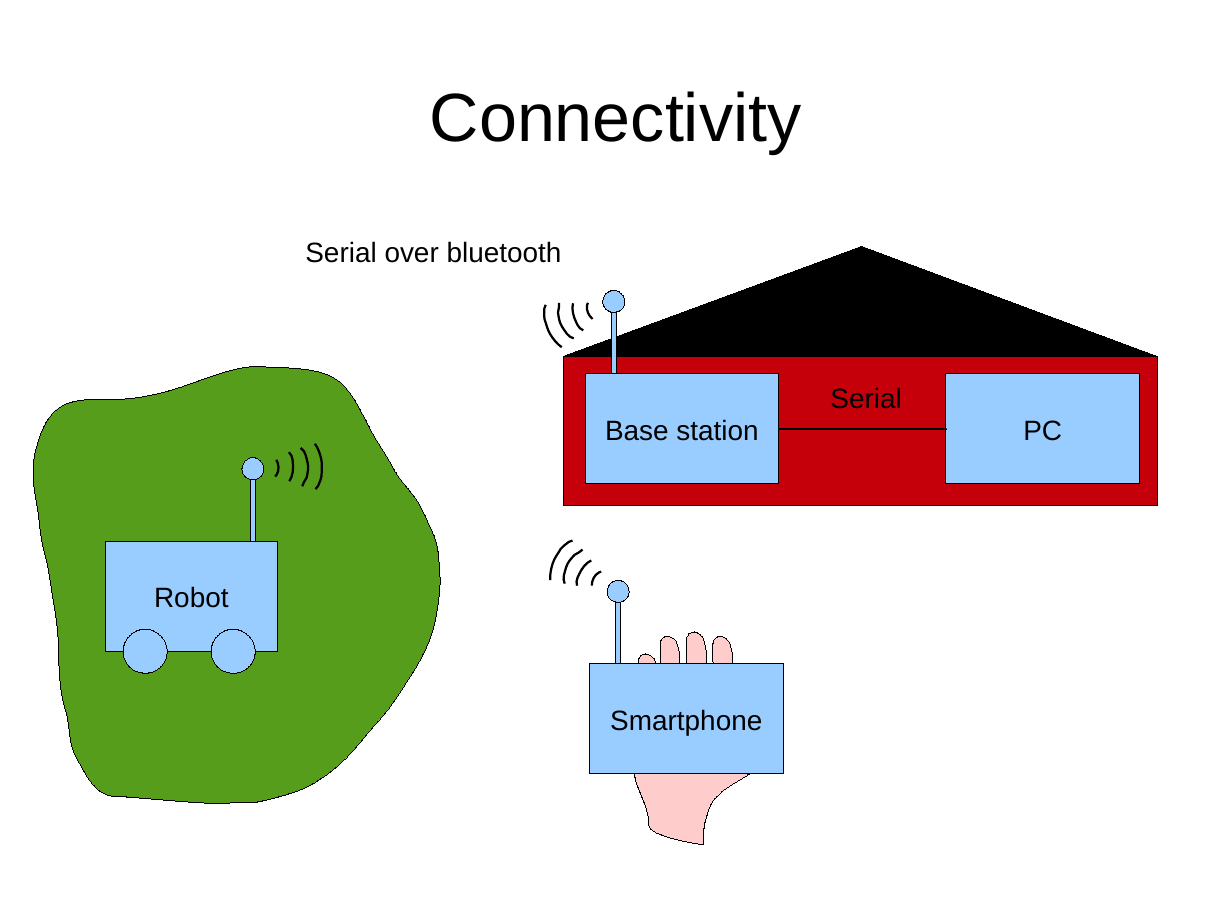
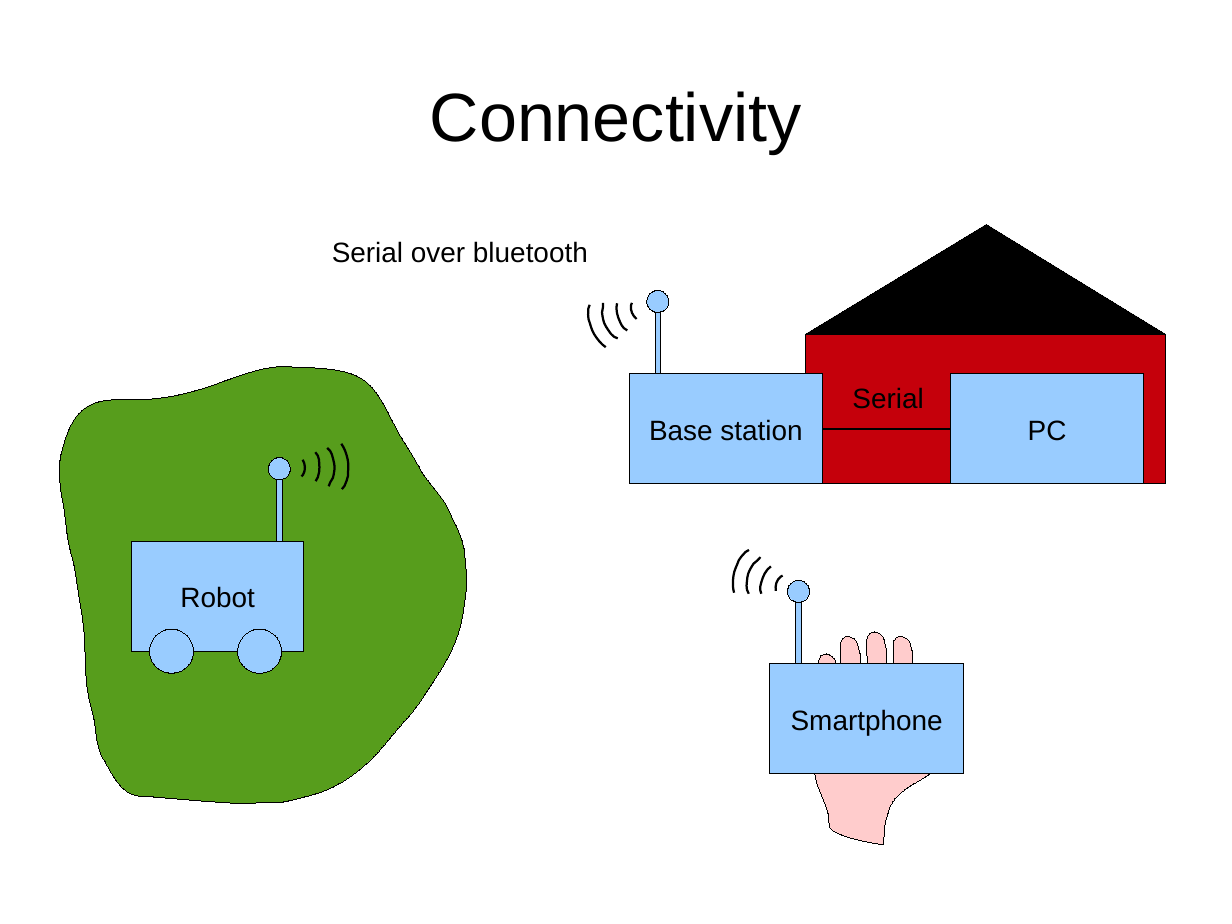
Before and after one commit to eerimoq/romeo, a slide deck: slide 4 of doc/schematics.odp. Drawn at 1232x924 pixels with LibreOffice and Linux fonts; fonts in the diff are those of the drawing. Boxes give left, top, right and bottom in pixels: in the first picture for what was removed or moved away, otherwise in the second. Text is boxed around its words. In the diff, an @@ line names an element or a change of style, - is before the commit and + after.

```diff
--- a/doc/schematics.odp
+++ b/doc/schematics.odp
@@ triangle: place and size @@
-triangle at (563, 246, 1157, 356)
+triangle at (805, 225, 1166, 334)
@@ 4 freeform shapes, 2 rectangles, 1 ellipse: place and size @@
-4 freeform shapes, 2 rectangles, 1 ellipse at (544, 291, 779, 484)
+4 freeform shapes, 2 rectangles, 1 ellipse at (588, 291, 823, 484)
@@ text in rectangle at (805, 334, 1166, 484): text added @@
+<
@@ rectangle "<": place and size @@
-rectangle "<" at (563, 357, 1157, 506)
+rectangle "<" at (805, 334, 1166, 484)
@@ rectangle "PC": place and size @@
-rectangle "PC" at (946, 375, 1139, 484)
+rectangle "PC" at (950, 375, 1144, 484)
@@ elbow line moved from (779, 429) - (946, 429) to (823, 429) - (950, 429) @@
@@ freeform shape: place and size @@
-freeform shape at (550, 541, 572, 580)
+freeform shape at (733, 550, 749, 593)
@@ freeform shape: place and size @@
-freeform shape at (563, 550, 582, 584)
+freeform shape at (747, 558, 760, 595)
@@ freeform shape: place and size @@
-freeform shape at (577, 560, 591, 586)
+freeform shape at (760, 567, 771, 594)
@@ freeform shape: place and size @@
-freeform shape at (593, 571, 601, 585)
+freeform shape at (776, 576, 783, 591)
@@ 5 freeform shapes, 2 rectangles, 1 ellipse: place and size @@
-5 freeform shapes, 2 rectangles, 1 ellipse at (590, 580, 784, 845)
+5 freeform shapes, 2 rectangles, 1 ellipse at (770, 580, 964, 845)
@@ 5 freeform shapes, 3 ellipses, 2 texts, 2 rectangles: place and size @@
-5 freeform shapes, 3 ellipses, 2 texts, 2 rectangles at (34, 241, 901, 804)
+5 freeform shapes, 3 ellipses, 2 texts, 2 rectangles at (59, 241, 923, 804)
```
Also in this commit, not shown: 3 other files.
